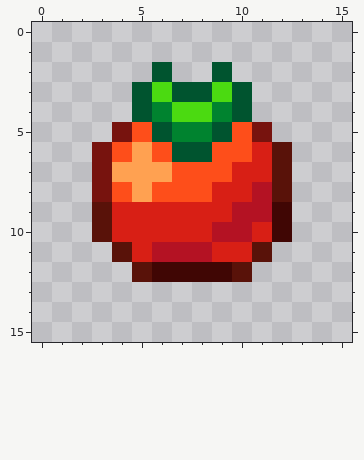
Two states of a pixel-art sprite, mod_source/textures/items/foods/tomato.png. That is the earlier state.
The file is 16x16 pixels.
After:
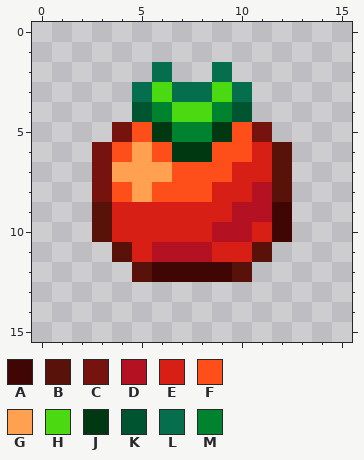
Palette (. is transparent): A #400604  B #591209  C #77130e  D #b41223  E #d81f15  F #fe4e1a  G #ffa151  H #4bda11  J #003911  K #00542f  L #056f4d  M #00832f
The edit:
Changed rows in their new state; - is an unchanged pixel.
first column x 5:
 2 -L--L-
 3 L-LL-L
 5 -J--J-
 6 --JJ--
Pixel boxes of the changes (left, top, right, bottom) in both pictures:
changed: (132, 62, 252, 162)
